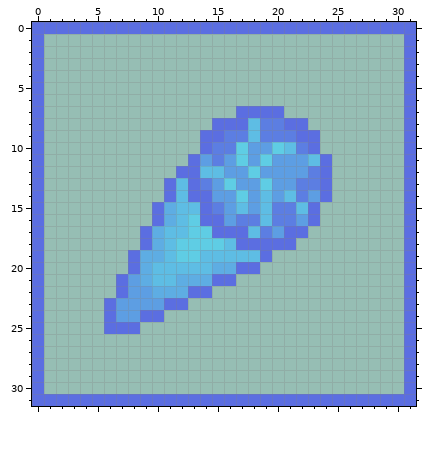
Two states of a pixel-art file, aseprite files/class/wizard/high/fireball.ase. The picture above is the old version.
32x32 pixels, 1 frame.
Once edited:
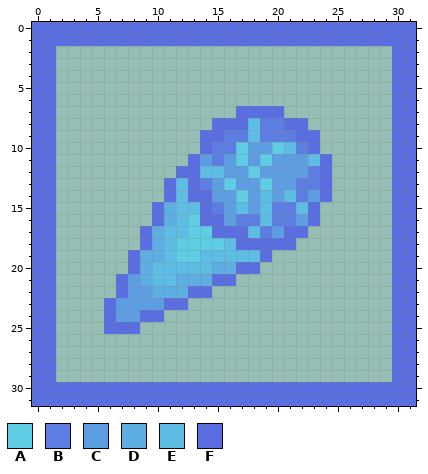
Palette (. is transparent): A #5fcde4  B #5c7ee2  C #5d9ee3  D #5eade3  E #5ebde4  F #5b6ee1
From old to new:
{"y":1,"x":1,"old":"..............................","new":"FFFFFFFFFFFFFFFFFFFFFFFFFFFFFF"}
{"y":2,"x":1,"old":".","new":"F"}
{"y":2,"x":30,"old":".","new":"F"}
{"y":3,"x":1,"old":".","new":"F"}
{"y":3,"x":30,"old":".","new":"F"}
{"y":4,"x":1,"old":".","new":"F"}
{"y":4,"x":30,"old":".","new":"F"}
{"y":5,"x":1,"old":".","new":"F"}
{"y":5,"x":30,"old":".","new":"F"}
{"y":6,"x":1,"old":".","new":"F"}
{"y":6,"x":30,"old":".","new":"F"}
{"y":7,"x":1,"old":".","new":"F"}
{"y":7,"x":30,"old":".","new":"F"}
{"y":8,"x":1,"old":".","new":"F"}
{"y":8,"x":30,"old":".","new":"F"}
{"y":9,"x":1,"old":".","new":"F"}
{"y":9,"x":30,"old":".","new":"F"}
{"y":10,"x":1,"old":".","new":"F"}
{"y":10,"x":30,"old":".","new":"F"}
{"y":11,"x":1,"old":".","new":"F"}
{"y":11,"x":30,"old":".","new":"F"}
{"y":12,"x":1,"old":".","new":"F"}
{"y":12,"x":30,"old":".","new":"F"}
{"y":13,"x":1,"old":".","new":"F"}
{"y":13,"x":30,"old":".","new":"F"}
{"y":14,"x":1,"old":".","new":"F"}
{"y":14,"x":30,"old":".","new":"F"}
{"y":15,"x":1,"old":".","new":"F"}
{"y":15,"x":30,"old":".","new":"F"}
{"y":16,"x":1,"old":".","new":"F"}
{"y":16,"x":30,"old":".","new":"F"}
{"y":17,"x":1,"old":".","new":"F"}
{"y":17,"x":30,"old":".","new":"F"}
{"y":18,"x":1,"old":".","new":"F"}
{"y":18,"x":30,"old":".","new":"F"}
{"y":19,"x":1,"old":".","new":"F"}
{"y":19,"x":30,"old":".","new":"F"}
{"y":20,"x":1,"old":".","new":"F"}
{"y":20,"x":30,"old":".","new":"F"}
{"y":21,"x":1,"old":".","new":"F"}
{"y":21,"x":30,"old":".","new":"F"}
{"y":22,"x":1,"old":".","new":"F"}
{"y":22,"x":30,"old":".","new":"F"}
{"y":23,"x":1,"old":".","new":"F"}
{"y":23,"x":30,"old":".","new":"F"}
{"y":24,"x":1,"old":".","new":"F"}
{"y":24,"x":30,"old":".","new":"F"}
{"y":25,"x":1,"old":".","new":"F"}
{"y":25,"x":30,"old":".","new":"F"}
{"y":26,"x":1,"old":".","new":"F"}
{"y":26,"x":30,"old":".","new":"F"}
{"y":27,"x":1,"old":".","new":"F"}
{"y":27,"x":30,"old":".","new":"F"}
{"y":28,"x":1,"old":".","new":"F"}
{"y":28,"x":30,"old":".","new":"F"}
{"y":29,"x":1,"old":".","new":"F"}
{"y":29,"x":30,"old":".","new":"F"}
{"y":30,"x":1,"old":"..............................","new":"FFFFFFFFFFFFFFFFFFFFFFFFFFFFFF"}
